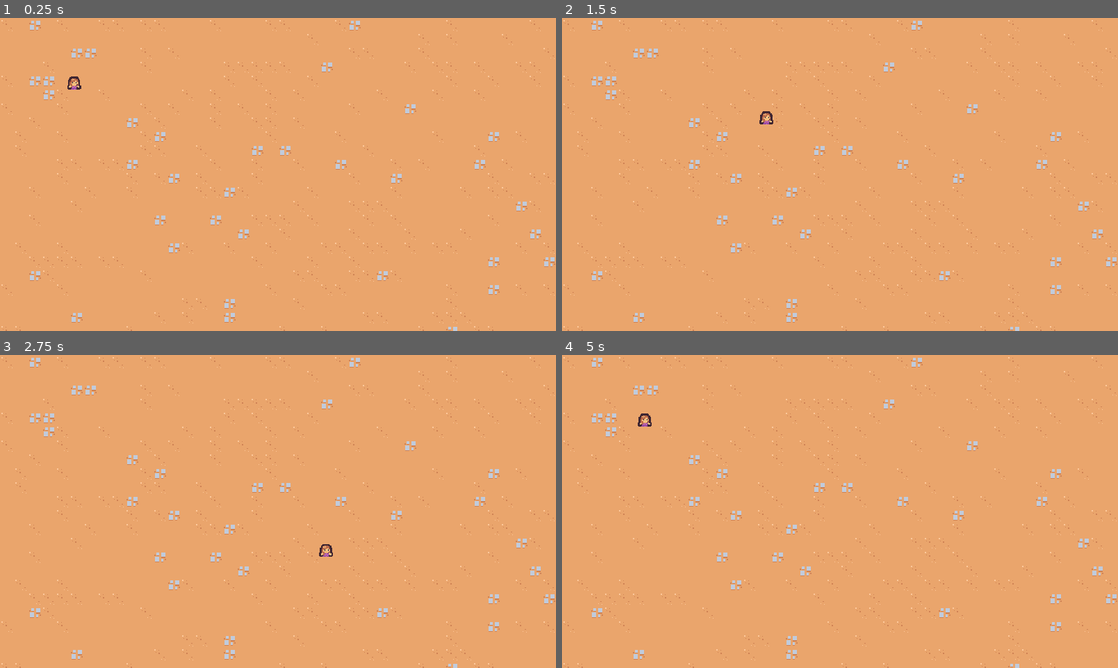
Above: before the commit, frames 1-4 (two rows, left to right).
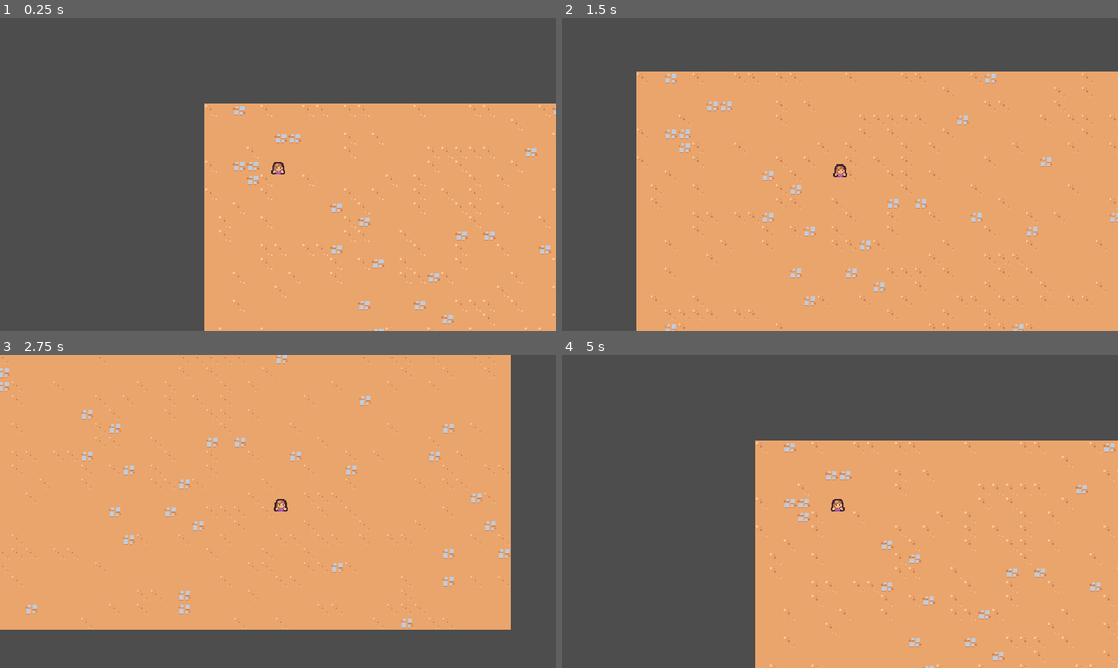
Above: after the commit, the same moments.

Repository: lilyplum/godot-tutorial
Game: Godot game, scene res://scenes/main/main.tscn
Same seed, same stepped clock (60 frames per second), same inputs: the game is played once before the commit and once after it.
Inputs:
- Up to frame 1 (0.25 s): no input
- Up to frame 2 (1.5 s): tap Enter at 0.5 s; hold D (move_right) 0.53-1.28 s; hold S (move_down) from 1.28 s (still down)
- Up to frame 3 (2.75 s): release S (move_down) at 2.03 s; hold D (move_right) from 2.03 s (still down)
- Up to frame 4 (5 s): release D (move_right) at 2.78 s; hold W (move_up) 2.78-3.53 s; hold A (move_left) from 3.53 s (still down)

The runs differ from the first frame. In frame 1, 56% of the frame differs, in the area x 0-100%, y 0-100%; in frame 2, 32%; in frame 3, 23%; in frame 4, 55%.

Commit message:
add game camera

Diff:
--- /dev/null
+++ b/2DSurvivor/scenes/game_camera/game_camera.gd
@@ -0,0 +1,14 @@
+extends Camera2D
+
+
+# Called when the node enters the scene tree for the first time.
+func _ready():
+	make_current()
+
+
+# Called every frame. 'delta' is the elapsed time since the previous frame.
+func _process(delta):
+	var player_nodes = get_tree().get_nodes_in_group("player")
+	if player_nodes.size() > 0:
+		var player = player_nodes[0] as Node2D
+		global_position = player.global_position
--- /dev/null
+++ b/2DSurvivor/scenes/game_camera/game_camera.tscn
@@ -0,0 +1,6 @@
+[gd_scene load_steps=2 format=3 uid="uid://48k4g0lfy2f"]
+
+[ext_resource type="Script" path="res://scenes/game_camera/game_camera.gd" id="1_dywxn"]
+
+[node name="GameCamera" type="Camera2D"]
+script = ExtResource("1_dywxn")
--- a/2DSurvivor/scenes/main/main.tscn
+++ b/2DSurvivor/scenes/main/main.tscn
@@ -1,9 +1,12 @@
-[gd_scene load_steps=3 format=3 uid="uid://kbby5yd24pju"]
+[gd_scene load_steps=4 format=3 uid="uid://kbby5yd24pju"]
 
 [ext_resource type="PackedScene" uid="uid://d1xjxonb55c65" path="res://scenes/player/player.tscn" id="1_aq3mg"]
+[ext_resource type="PackedScene" uid="uid://48k4g0lfy2f" path="res://scenes/game_camera/game_camera.tscn" id="1_bqj3h"]
 [ext_resource type="TileSet" uid="uid://bjrcjyicwi3le" path="res://resources/tileset.tres" id="1_q4ewa"]
 
 [node name="Main" type="Node"]
+
+[node name="GameCamera" parent="." instance=ExtResource("1_bqj3h")]
 
 [node name="TileMap" type="TileMap" parent="."]
 tile_set = ExtResource("1_q4ewa")
--- a/2DSurvivor/scenes/player/player.tscn
+++ b/2DSurvivor/scenes/player/player.tscn
@@ -6,7 +6,7 @@
 [sub_resource type="CircleShape2D" id="CircleShape2D_8s853"]
 radius = 5.0
 
-[node name="Player" type="CharacterBody2D"]
+[node name="Player" type="CharacterBody2D" groups=["player"]]
 script = ExtResource("1_5lcoy")
 
 [node name="Sprite2D" type="Sprite2D" parent="."]
